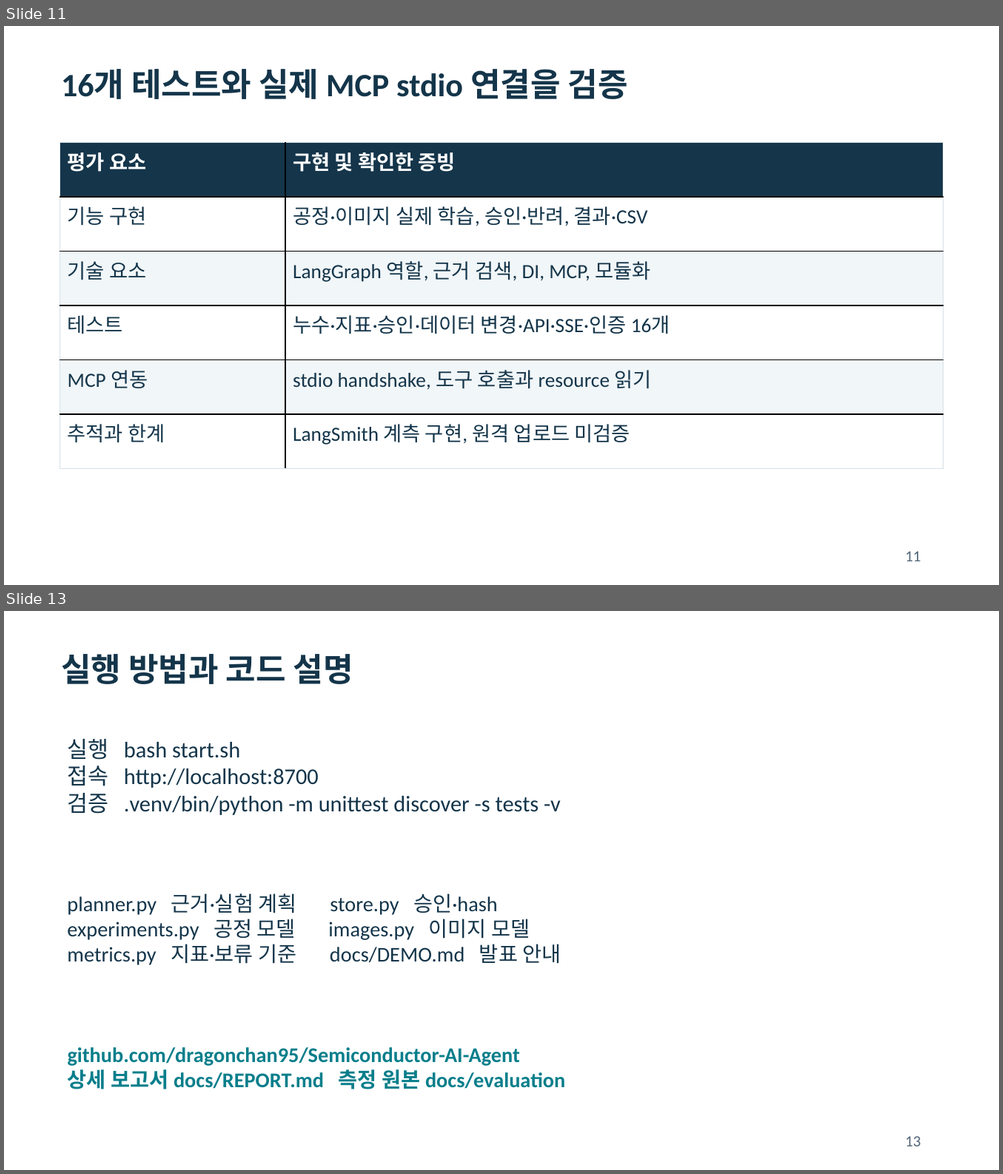
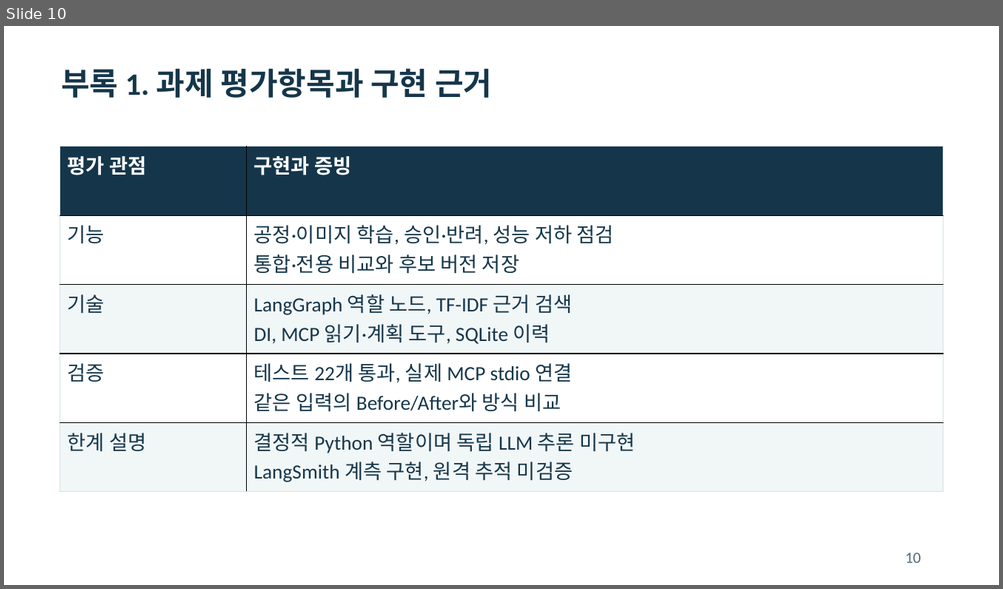
Before and after one commit to dragonchan95/Semiconductor-AI-Agent, a slide deck: docs/G045_Semiconductor_Agent.pptx. Shown one above the other, each under a label of ours: slides 11 and 13 before the commit, slide 10 after it; the slides between them are not shown. The pictures are 1003x1174 and 1003x589 pixels, drawn with LibreOffice and Linux fonts; fonts in the diff are those of the drawing. Boxes give left, top, right and bottom in pixels: in the first picture for what was removed or moved away, otherwise in the second. Text is boxed around its words. In the diff, an @@ line names an element or a change of style, - is before the commit and + after.

```diff
--- a/docs/G045_Semiconductor_Agent.pptx
+++ b/docs/G045_Semiconductor_Agent.pptx
@@ slide 13 removed at (4, 611, 999, 1170), background #FFFFFF @@
@@ text removed at (61, 654, 353, 684) @@
-실행 방법과 코드 설명
@@ text removed at (67, 739, 560, 815) @@
-실행 bash start.sh
-접속 http://localhost:8700
-검증 .venv/bin/python -m unittest discover -s tests -v
@@ text removed at (67, 894, 560, 965) @@
-planner.py 근거·실험 계획 store.py 승인·hash
-experiments.py 공정 모델 images.py 이미지 모델
-metrics.py 지표·보류 기준 docs/DEMO.md 발표 안내
@@ text removed at (68, 1048, 565, 1090) @@
-github.com/dragonchan95/Semiconductor-AI-Agent
-상세 보고서 docs/REPORT.md 측정 원본 docs/evaluation
@@ text removed at (905, 1136, 920, 1147) @@
-13
@@ what was slide 11 is now slide 10 @@
@@ slide 10 changed as well @@
@@ text at (61, 68, 492, 98): text changed; size 31.5 to 30 pt; text colour #14354A to #15364A @@
-16개 테스트와 실제 MCP stdio 연결을 검증
+부록 1. 과제 평가항목과 구현 근거
@@ table at (60, 146, 942, 492) @@
-row 1: 평가 요소 | 구현 및 확인한 증빙
-row 2: 기능 구현 | 공정·이미지 실제 학습, 승인·반려, 결과·CSV
-row 3: 기술 요소 | LangGraph 역할, 근거 검색, DI, MCP, 모듈화
-row 4: 테스트 | 누수·지표·승인·데이터 변경·API·SSE·인증 16개
-row 5: MCP 연동 | stdio handshake, 도구 호출과 resource 읽기
-row 6: 추적과 한계 | LangSmith 계측 구현, 원격 업로드 미검증
+row 1: 평가 관점 | 구현과 증빙
+row 2: 기능 | 공정·이미지 학습, 승인·반려, 성능 저하 점검 / 통합·전용 비교와 후보 버전 저장
+row 3: 기술 | LangGraph 역할 노드, TF-IDF 근거 검색 / DI, MCP 읽기·계획 도구, SQLite 이력
+row 4: 검증 | 테스트 22개 통과, 실제 MCP stdio 연결 / 같은 입력의 Before/After와 방식 비교
+row 5: 한계 설명 | 결정적 Python 역할이며 독립 LLM 추론 미구현 / LangSmith 계측 구현, 원격 추적 미검증
@@ table: place and size @@
-table at (60, 142, 942, 469)
+table at (60, 146, 942, 492)
@@ text removed at (905, 551, 920, 562) @@
-11
@@ text added at (905, 553, 920, 563), 15 pt, text #526677 @@
+10
```
Also in this commit, not shown: 10 slides added, 11 other slides removed, 34 other files.
